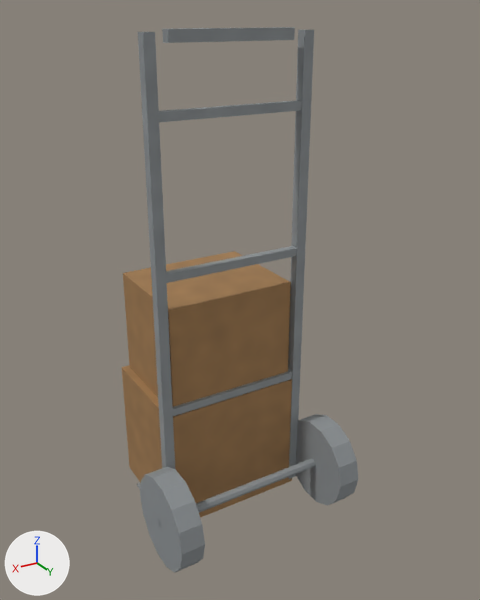
The FBX model art/commissary/BayHandTruck.fbx: old version first, new version second.
Before and after are seen from a 50 mm camera at (0.747, 1.319, 1.251) aimed at (-0.031, 0.023, 0.603). Lighting does not change. The marker at lower left points along +X, +Y and +Z. The older version comes first. Where no turn or scale is listed for an object, it has been applied to the vertices.

The first picture shows 'BayHandTruck_Body'.
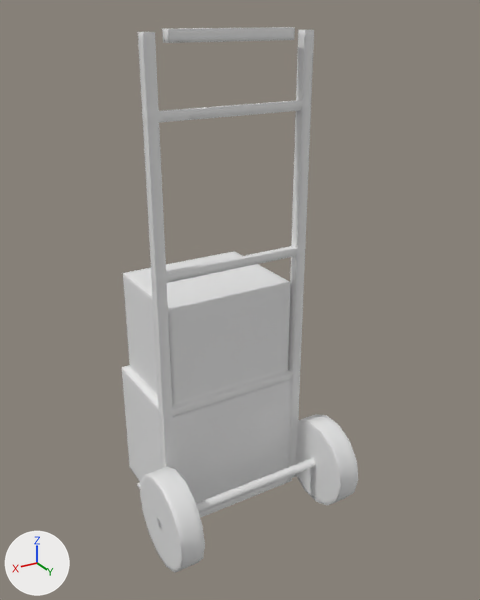
Scene script edits in JSON lines:
```json
{"op": "add", "block": "img_t_bayhandtruck_n_png", "code": ["img_t_bayhandtruck_n_png = load_image('T_BayHandTruck_N.png', 'T_BayHandTruck_N.png', 256, 256, 'Non-Color')"]}
{"op": "add", "block": "mat_bayhandtruck_gamelook", "code": ["mat_bayhandtruck_gamelook = bpy.data.materials.new('BayHandTruck_GameLook')", "mat_bayhandtruck_gamelook.use_nodes = True; mat_bayhandtruck_gamelook.node_tree.nodes.clear()", "_N = mat_bayhandtruck_gamelook.node_tree.nodes; _L = mat_bayhandtruck_gamelook.node_tree.links", "n0 = _N.new('ShaderNodeBsdfPrincipled'); n0.name = 'Principled BSDF'", "n1 = _N.new('ShaderNodeOutputMaterial'); n1.name = 'Material Output'", "n2 = _N.new('ShaderNodeTexImage'); n2.name = 'Image Texture'", "n2.image = img_t_bayhandtruck_n_png", "n3 = _N.new('ShaderNodeNormalMap'); n3.name = 'Normal Map'", "_L.new(n2.outputs[0], n3.inputs[1])  # 'Color' to 'Color'", "_L.new(n3.outputs[0], n0.inputs[5])  # 'Normal' to 'Normal'", "_L.new(n0.outputs[0], n1.inputs[0])  # 'BSDF' to 'Surface'"]}
{"block": "me_bayhandtruck_body_001", "where": "me_bayhandtruck_body_001.from_pydata(...)  # 144 vertices, 240 faces; spans x -0.26..0.26, y -0.25..0.25, z 0.0..1.225"}
{"block": "me_bayhandtruck_body_001", "where": "# used by ob_bayhandtruck_body; location = (0.0, 0.0, 0.0)"}
{"block": "me_bayhandtruck_body_001", "change": "me_bayhandtruck_body_001 part 1: all 216 faces that had it switch from mat_m_baysteel (picture img_t_baysteel_basecolor_png) to mat_bayhandtruck_gamelook"}
{"block": "me_bayhandtruck_body_001", "change": "me_bayhandtruck_body_001 part 2: all 24 faces that had it switch from mat_m_baycarton (picture img_t_baycarton_basecolor_png) to mat_bayhandtruck_gamelook"}
```

What differs and where, as boxes [x1, y1, x2, y2] in the pictures (480 x 600 px):
```json
{"part": 1, "of": "me_bayhandtruck_body_001", "change": "recoloured", "before": [137, 27, 358, 573], "after": [137, 27, 358, 573], "on screen": "lighter"}
{"part": 2, "of": "me_bayhandtruck_body_001", "change": "recoloured", "before": [122, 251, 292, 518], "after": [122, 251, 292, 518], "on screen": "brown to grey"}
```
